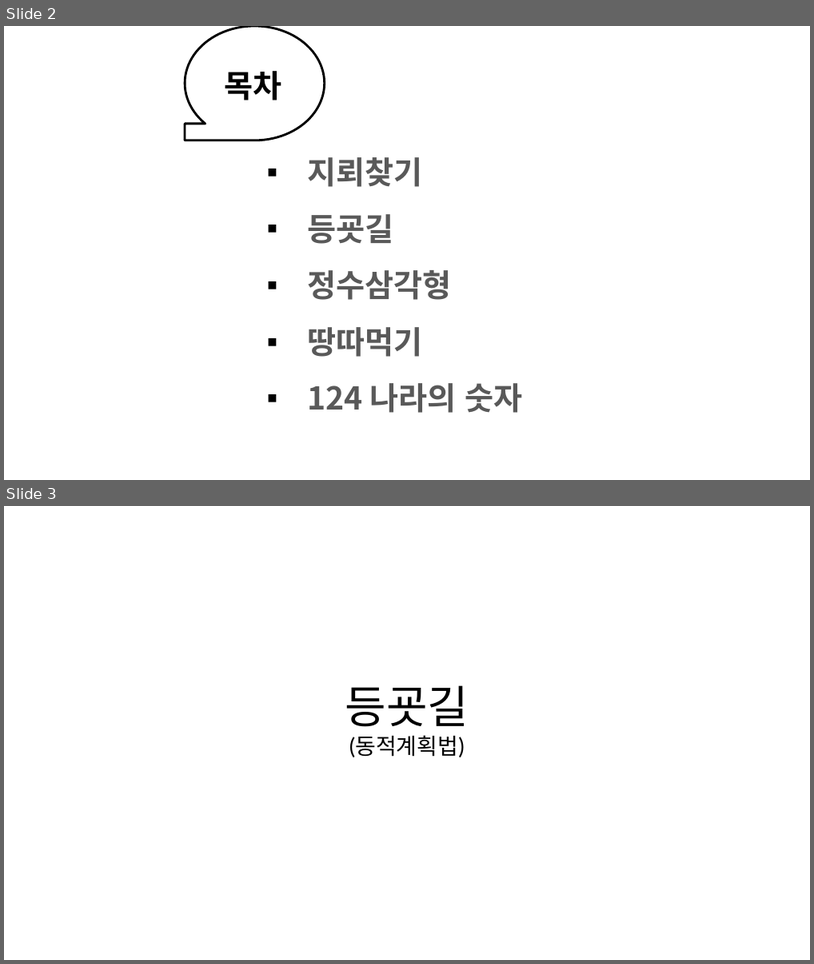
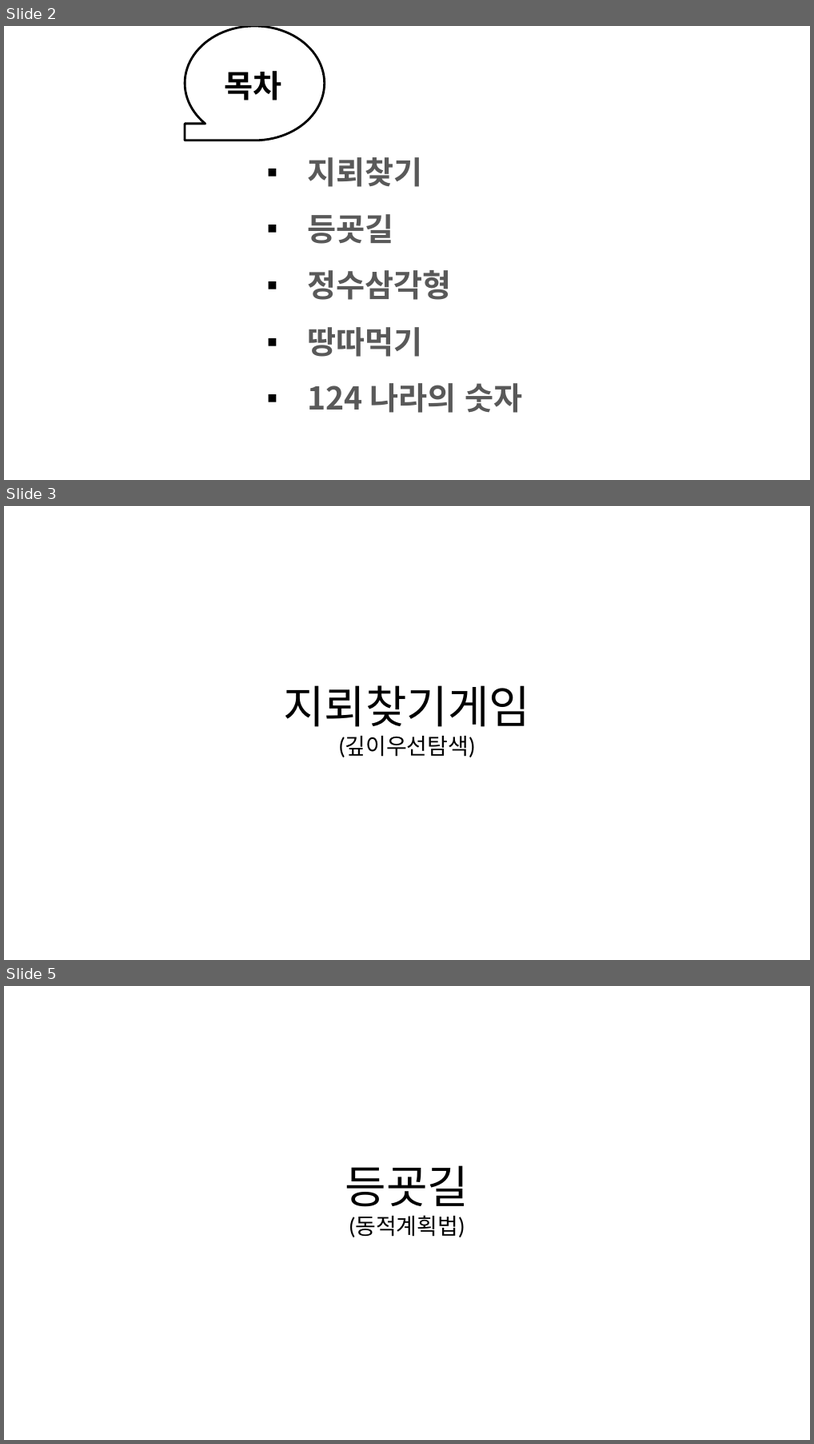
Before and after one commit to sunminky/algorythmStudy, a slide deck: 개인공부/알고리즘 스터디/5주차/알쓰5주차.pptx. Shown one above the other, each under a label of ours: slides 2 and 3 before the commit, slides 2, 3 and 5 after it; the slides between them are not shown. The pictures are 814x964 and 814x1444 pixels, drawn with LibreOffice and Linux fonts; fonts in the diff are those of the drawing; background and template pictures are left out. Boxes give left, top, right and bottom in pixels: in the first picture for what was removed or moved away, otherwise in the second. Text is boxed around its words. In the diff, an @@ line names an element or a change of style, - is before the commit and + after.

```diff
--- a/개인공부/알고리즘 스터디/5주차/알쓰5주차.pptx
+++ b/개인공부/알고리즘 스터디/5주차/알쓰5주차.pptx
@@ slide 3 added at (4, 506, 810, 960), background picture (left out) @@
@@ text added at (284, 685, 531, 757), 20 pt, text #000000 @@
+지뢰찾기게임
+(깊이우선탐색)
@@ what was slide 3 is now slide 5 @@
```
Also in this commit, not shown: 1 other slide added.
